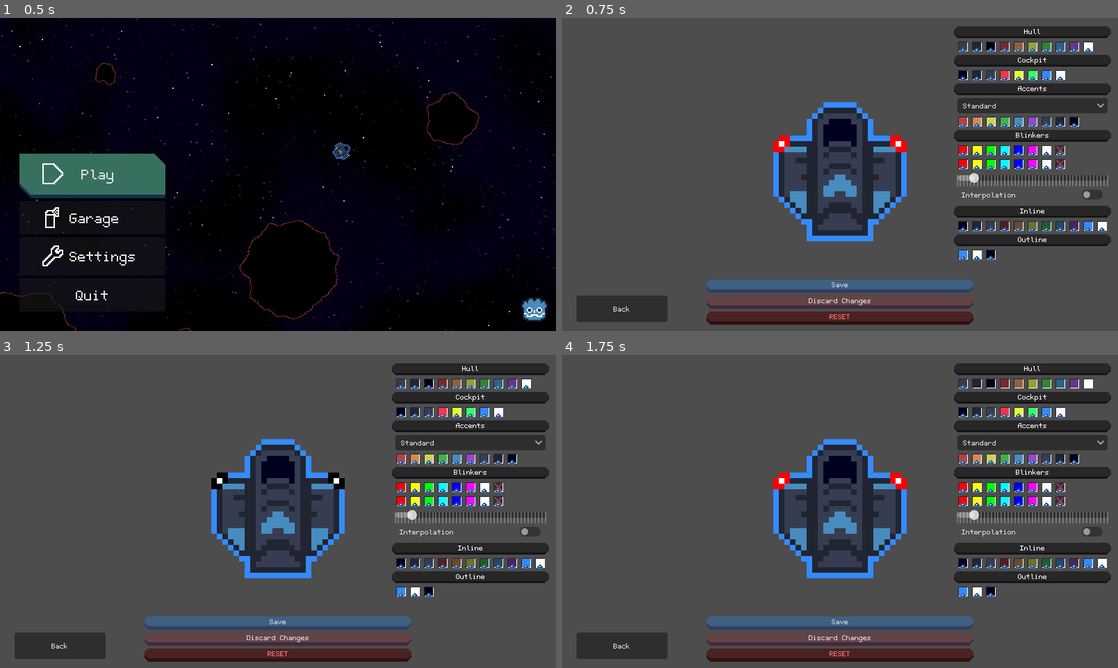
Above: before the commit, frames 1-4 (two rows, left to right).
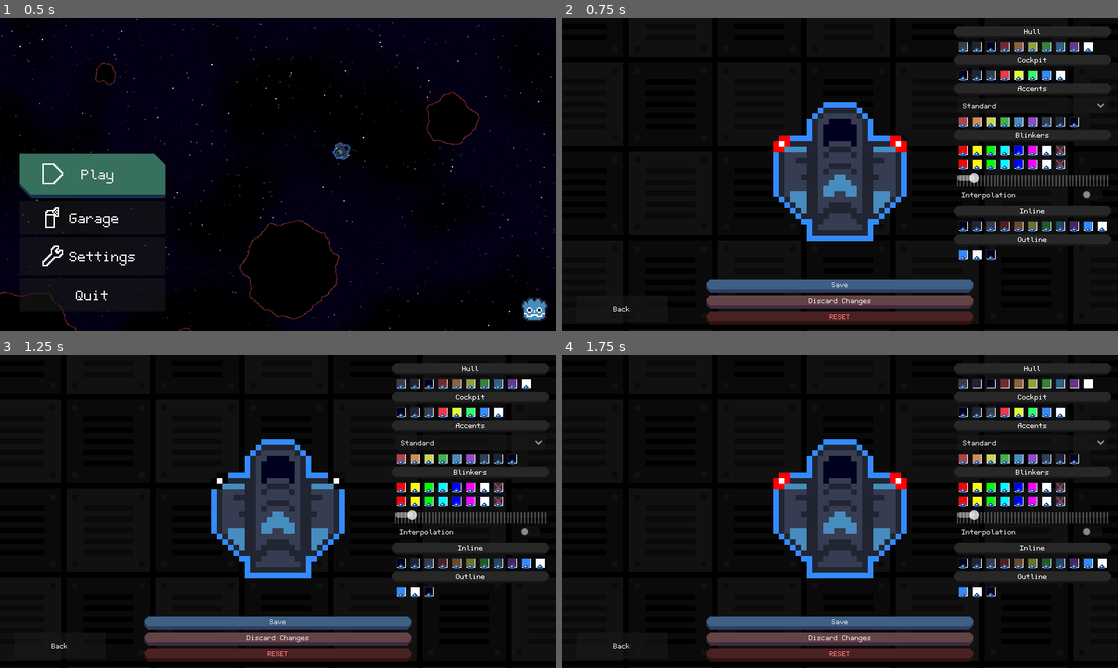
Above: after the commit, the same moments.

Repository: A5TR0spud/asterdrift_redshift
Game: Godot game, scene res://Scenes/Menus/main_menu.tscn
Two runs of this game, one before a commit and one after it. Both use one fixed random seed, a clock stepped at 60 frames per second and the inputs below.
Inputs (mouse positions are in pixels of both pictures, inside the frame that each line leads up to):
- Up to frame 1 (0.5 s): no input
- Up to frame 2 (0.75 s): click "Garage" at 0.5 s
- Up to frame 3 (1.25 s): no input
- Up to frame 4 (1.75 s): click (962, 383) at 1.27 s

Frame 1 is identical in both runs. In frame 2, 75% of the frame differs, in the area x 0-100%, y 0-100%; in frame 3, 75%; in frame 4, 75%.

Commit message:
Garage BG

Diff:
--- a/Scenes/Garage/Garage.tscn
+++ b/Scenes/Garage/Garage.tscn
@@ -1,10 +1,11 @@
-[gd_scene load_steps=30 format=3 uid="uid://b0lh5xscj34ew"]
+[gd_scene load_steps=31 format=3 uid="uid://b0lh5xscj34ew"]
 
 [ext_resource type="PackedScene" uid="uid://d08pheagteker" path="res://Scenes/Utilities/ColorSwatchPicker/color_swatch_picker.tscn" id="1_af53s"]
 [ext_resource type="PackedScene" uid="uid://dkounxxjgekmy" path="res://Scenes/Player/Player.tscn" id="1_ihjlj"]
 [ext_resource type="Script" path="res://Scenes/Garage/garage.gd" id="1_jna1t"]
 [ext_resource type="FontFile" uid="uid://bj06oub24ay2o" path="res://Assets/Font/Aster.ttf" id="2_ei8vl"]
 [ext_resource type="Script" path="res://Scenes/Garage/accent_type_selector.gd" id="3_kw7r4"]
+[ext_resource type="Texture2D" uid="uid://bbshh6i8k4xsk" path="res://Assets/Backdrops/GarageTile.png" id="6_t481h"]
 
 [sub_resource type="StyleBoxFlat" id="StyleBoxFlat_w0efh"]
 bg_color = Color(0.152941, 0.152941, 0.152941, 1)
@@ -373,74 +374,58 @@
 [node name="Player" parent="." instance=ExtResource("1_ihjlj")]
 IS_IN_GARAGE = true
 
-[node name="Hull" parent="Player/ShipVisuals" index="0"]
-modulate = Color(0.211765, 0.239216, 0.321569, 1)
-
-[node name="Cockpit" parent="Player/ShipVisuals" index="1"]
-modulate = Color(0.00392157, 0, 0.121569, 1)
-
-[node name="Accents" parent="Player/ShipVisuals" index="2"]
-modulate = Color(0.278431, 0.54902, 0.74902, 1)
-
-[node name="Inline" parent="Player/ShipVisuals" index="3"]
-modulate = Color(0.129412, 0.145098, 0.196078, 1)
-
-[node name="Outline" parent="Player/ShipVisuals" index="4"]
-modulate = Color(0.2, 0.545098, 1, 1)
-
-[node name="ArmSprite" parent="Player/Manipulator/BaseSprite" index="0"]
-self_modulate = Color(0.211765, 0.239216, 0.321569, 1)
-
-[node name="ArmAccent" parent="Player/Manipulator/BaseSprite/ArmSprite" index="0"]
-self_modulate = Color(0.278431, 0.54902, 0.74902, 1)
-
-[node name="RHSGrabber" parent="Player/Manipulator/BaseSprite/ArmSprite" index="1"]
-self_modulate = Color(0.211765, 0.239216, 0.321569, 1)
-
-[node name="RHSGAccent" parent="Player/Manipulator/BaseSprite/ArmSprite/RHSGrabber" index="0"]
-self_modulate = Color(0.278431, 0.54902, 0.74902, 1)
-
-[node name="LHSGrabber" parent="Player/Manipulator/BaseSprite/ArmSprite" index="2"]
-self_modulate = Color(0.211765, 0.239216, 0.321569, 1)
-
-[node name="LHSGAccent" parent="Player/Manipulator/BaseSprite/ArmSprite/LHSGrabber" index="0"]
-self_modulate = Color(0.278431, 0.54902, 0.74902, 1)
-
-[node name="Extendo" parent="Player/Manipulator/BaseSprite" index="1"]
-default_color = Color(0.129412, 0.145098, 0.196078, 1)
+[node name="Blinkers" parent="Player/ShipVisuals" index="5"]
+self_modulate = Color(0, 0, 0, 1)
 
 [node name="MagnetArea" parent="Player" index="7"]
-visible = true
-RANGE = 96
-FORCE_COEF = 2.0
+RANGE = 128
+FORCE_COEF = 4.0
 
 [node name="Attract" parent="Player/MagnetArea" index="1"]
-offset_left = -96.0
-offset_top = -96.0
-offset_right = -80.0
-offset_bottom = -80.0
-scale = Vector2(12, 12)
+offset_left = -128.0
+offset_top = -128.0
+offset_right = -112.0
+offset_bottom = -112.0
+scale = Vector2(16, 16)
 
 [node name="Repel" parent="Player/MagnetArea" index="2"]
-offset_left = -96.0
-offset_top = -96.0
-offset_right = -80.0
-offset_bottom = -80.0
-scale = Vector2(12, 12)
+offset_left = -128.0
+offset_top = -128.0
+offset_right = -112.0
+offset_bottom = -112.0
+scale = Vector2(16, 16)
 
 [node name="StasisBay" parent="Player/MagnetArea" index="3"]
-offset_left = -96.0
-offset_top = -96.0
-offset_right = -80.0
-offset_bottom = -80.0
-scale = Vector2(12, 12)
+offset_left = -128.0
+offset_top = -128.0
+offset_right = -112.0
+offset_bottom = -112.0
+scale = Vector2(16, 16)
 
 [node name="TractorBay" parent="Player/MagnetArea" index="4"]
-offset_left = -96.0
-offset_top = -96.0
-offset_right = -80.0
-offset_bottom = -80.0
-scale = Vector2(12, 12)
+offset_left = -128.0
+offset_top = -128.0
+offset_right = -112.0
+offset_bottom = -112.0
+scale = Vector2(16, 16)
+
+[node name="Backdrop" type="CanvasLayer" parent="."]
+layer = -1
+
+[node name="TextureRect" type="TextureRect" parent="Backdrop"]
+modulate = Color(0.29219, 0.29219, 0.29219, 1)
+anchors_preset = 15
+anchor_right = 1.0
+anchor_bottom = 1.0
+offset_left = -32.0
+offset_top = -64.0
+offset_right = -32.0
+offset_bottom = -64.0
+grow_horizontal = 2
+grow_vertical = 2
+scale = Vector2(8, 8)
+texture = ExtResource("6_t481h")
+stretch_mode = 1
 
 [connection signal="pressed" from="CanvasLayer/Control/Back" to="." method="_on_back_pressed"]
 [connection signal="colorChanged" from="CanvasLayer/Control/ShipEditorVH/HullColor" to="." method="_on_hull_color_color_changed"]
Binary file added: Assets/Backdrops/GarageTile.png
Not shown, added: Assets/Backdrops/GarageTile.png.import
Not shown, changed: CHANGELOG.md
